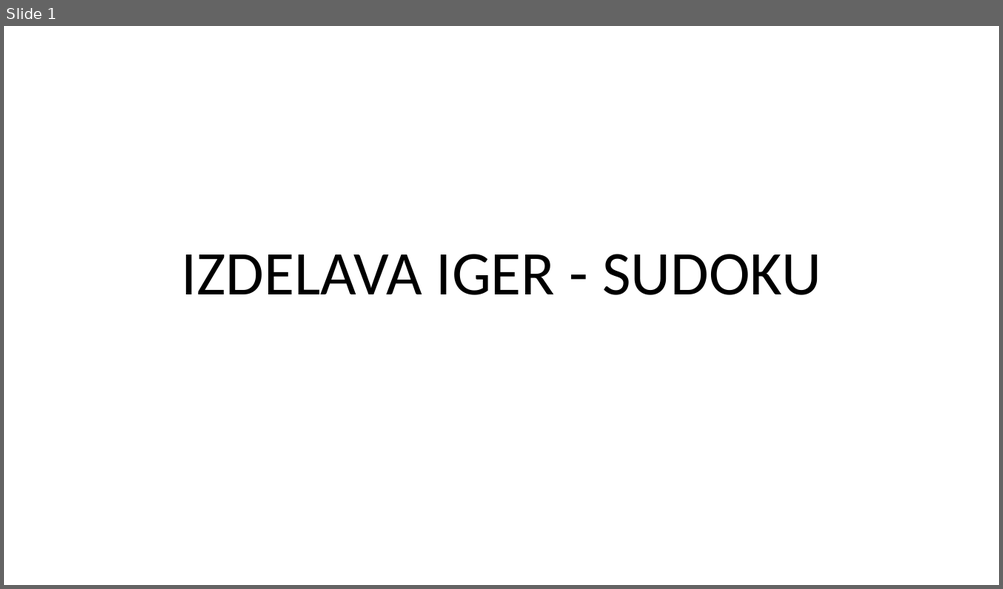
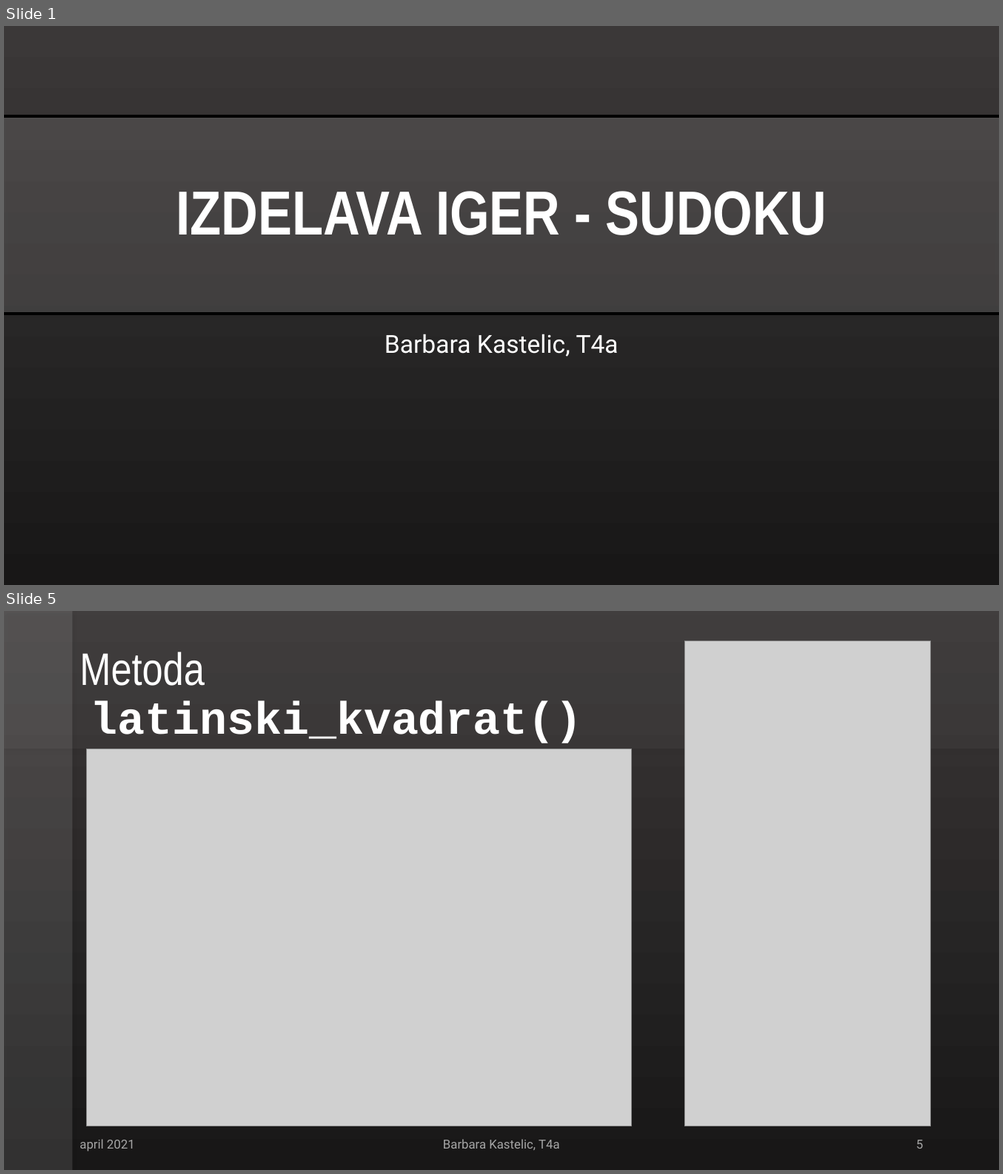
Before and after one commit to Barbie3/MaturitenaNaloga, a slide deck: IZDELAVA IGER - SUDOKU.pptx. Shown one above the other, each under a label of ours: slide 1 before the commit, slides 1 and 5 after it; the slides between them are not shown. The pictures are 1003x589 and 1003x1174 pixels, drawn with LibreOffice and Linux fonts; fonts in the diff are those of the drawing; grey boxes stand for pictures. Boxes give left, top, right and bottom in pixels: in the first picture for what was removed or moved away, otherwise in the second. Text is boxed around its words. In the diff, an @@ line names an element or a change of style, - is before the commit and + after.

```diff
--- a/IZDELAVA IGER - SUDOKU.pptx
+++ b/IZDELAVA IGER - SUDOKU.pptx
@@ slide 5 added at [4,611,999,1170], background gradient #3B3838 to #181717 @@
@@ rectangle added at [4,611,73,1170], fill #FFFFFF at 12% opacity @@
@@ rectangle added at [4,611,999,749], fill #FFFFFF at 4% opacity @@
@@ title added at [79,652,583,743], 44 pt, text #FFFFFF, bold @@
+Metoda
+latinski_kvadrat()
@@ picture added at [685,641,930,1127] @@
@@ picture added at [87,749,632,1127] @@
@@ text added at [79,1139,135,1152], 12 pt, text #A6A6A6 @@
+april 2021
@@ text added at [443,1139,560,1150], 12 pt, text #A6A6A6 @@
+Barbara Kastelic, T4a
@@ page number added at [916,1140,922,1149], 12 pt, text #A6A6A6 @@
+5
@@ slide 1 changed as well @@
@@ background #FFFFFF to gradient #3B3838 to #181717 @@
@@ rectangle added at [4,116,999,314], fill #FFFFFF at 12% opacity @@
@@ line added from (4, 116) to (999, 116), #000000 3 pt @@
@@ title "IZDELAVA IGER - SUDOKU" at [176,191,826,235]: font Calibri to Arial Narrow, text colour #000000 to #FFFFFF, bold on; vertical alignment bottom to middle @@
@@ line added from (4, 314) to (999, 314), #000000 3 pt @@
@@ subtitle added at [384,334,618,357], 24 pt, text #FFFFFF @@
+Barbara Kastelic, T4a
```
Also in this commit, not shown: 6 other slides changed, 8 other slides added.
